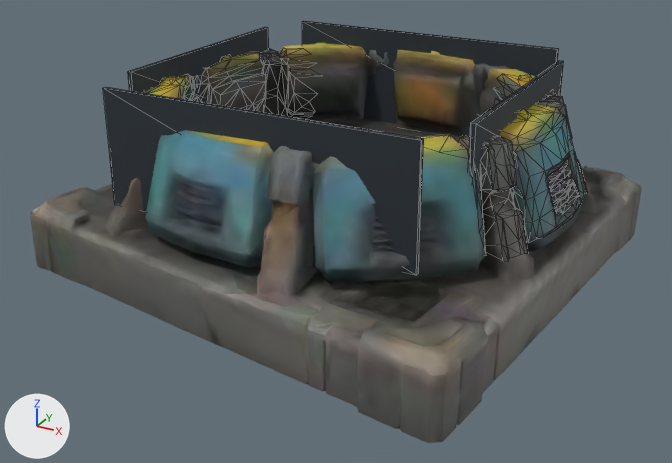
What one commit did to the glTF model public/assets-quest/buildings/crater/crater.glb.
The view is the same before and after, from a 50 mm camera at (0.785, -1.466, 0.766) aimed at (0.009, -0.055, 0.06). The lights are fixed; the arrows at lower left show +X, +Y and +Z. The picture after the commit comes second. Mesh edges are drawn as thin lines on the coarser meshes.

The first picture shows 'SM_LOD', 'SM_Rim_Back_Backing', 'SM_Rim_Front_Backing', 'SM_Rim_Left_Backing', 'SM_Rim_Right', 'SM_Rim_Right_Backing'.
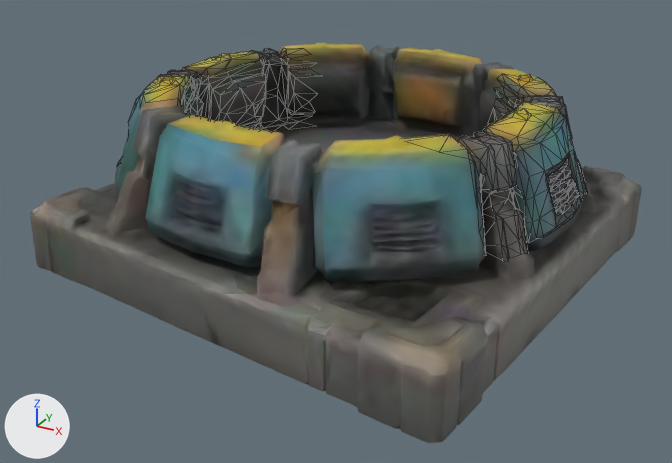
Pixel boxes [x1, y1, x2, y2] of what changed, in the pictures (672 x 463 px):
'SM_Rim_Front_Backing', deleted
    before: [103, 87, 424, 275]
'SM_Rim_Back_Backing', deleted
    before: [302, 21, 559, 128]
'SM_Rim_Left_Backing', deleted
    before: [128, 27, 269, 102]
'SM_Rim_Right_Backing', deleted
    before: [468, 61, 564, 180]

Patch to the scene script:
```diff
--- a/public/assets-quest/buildings/crater/crater.glb.py
+++ b/public/assets-quest/buildings/crater/crater.glb.py
@@ ob_sm_rim_back_backing @@
-ob_sm_rim_back_backing = bpy.data.objects.new('SM_Rim_Back_Backing', me_cube_001)
-ob_sm_rim_back_backing.location = (0.0, 0.0, 0.0)
@@ ob_sm_rim_front_backing @@
-ob_sm_rim_front_backing = bpy.data.objects.new('SM_Rim_Front_Backing', me_cube)
-ob_sm_rim_front_backing.location = (0.0, 0.0, 0.0)
@@ ob_sm_rim_left_backing @@
-ob_sm_rim_left_backing = bpy.data.objects.new('SM_Rim_Left_Backing', me_cube_002)
-ob_sm_rim_left_backing.location = (0.0, 0.0, 0.0)
@@ ob_sm_rim_right_backing @@
-ob_sm_rim_right_backing = bpy.data.objects.new('SM_Rim_Right_Backing', me_cube_003)
-ob_sm_rim_right_backing.location = (0.0, 0.0, 0.0)
```
